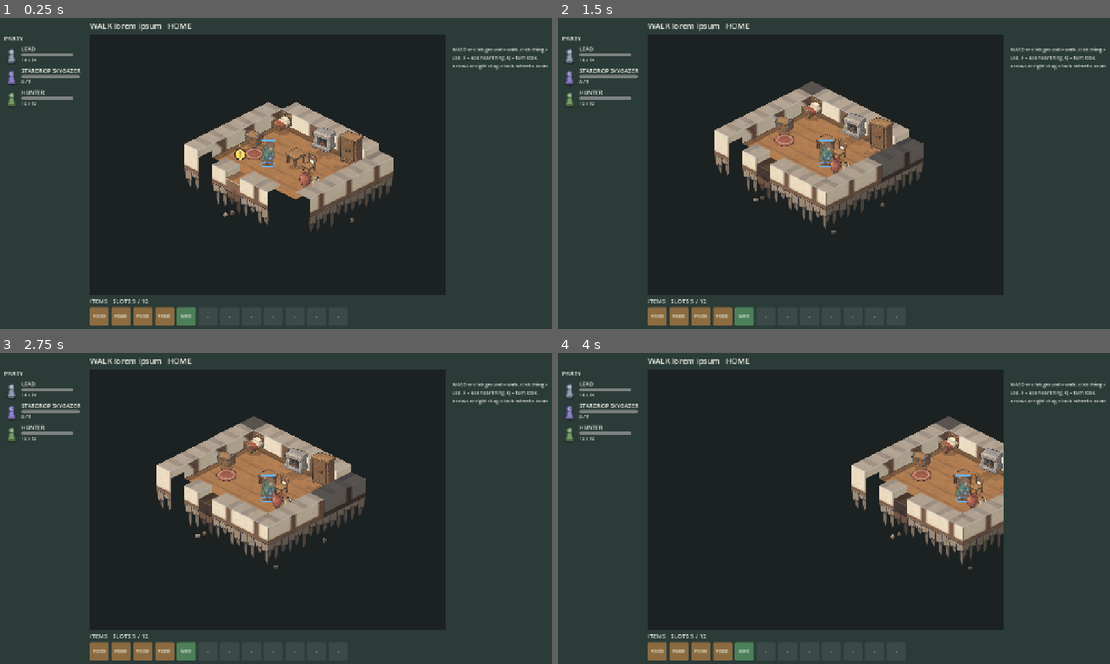
Above: before the commit, frames 1-4 (two rows, left to right).
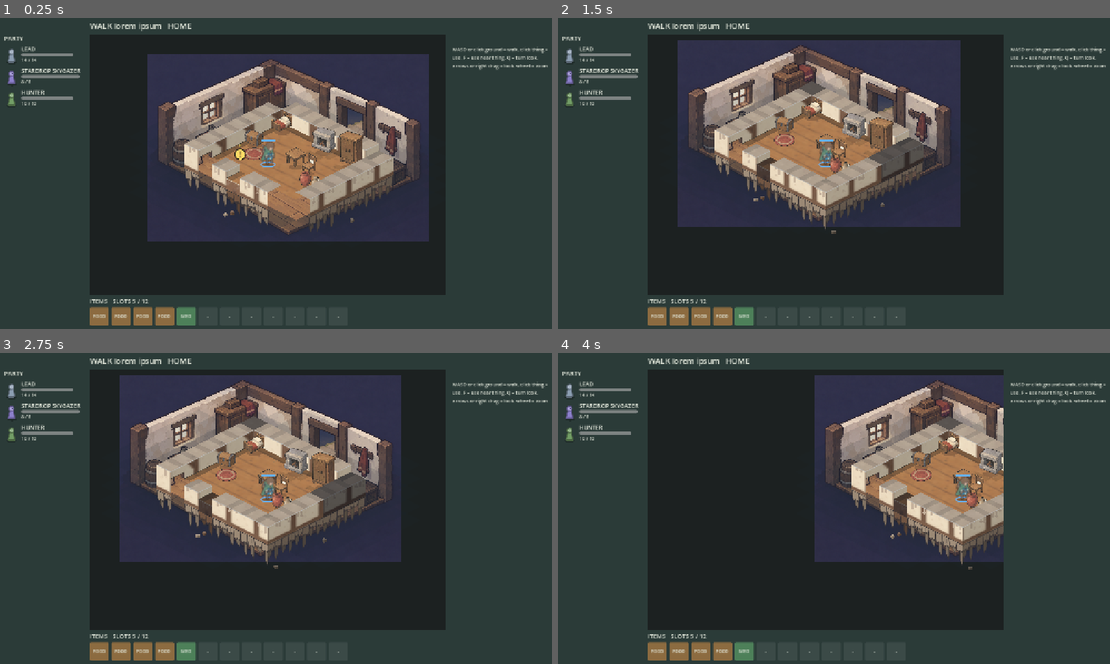
Above: after the commit, the same moments.

Repository: BrandonSigil/lodestone
Game: Godot game, scene res://scenes/explore.tscn
The game is run twice, just before and just after one commit, with the same random seed, the same clock (stepped at 60 frames per second) and the same inputs. This scene is started directly instead of the project's main scene.
Inputs (mouse positions are in pixels of both pictures, inside the frame that each line leads up to):
- Up to frame 1 (0.25 s): no input
- Up to frame 2 (1.5 s): tap Enter at 0.5 s; move the mouse to (955, 157) at 0.52 s; hold D 0.53-1.25 s; tap E at 0.6 s; click (955, 157) at 0.67 s; tap Space at 0.77 s; drag from (723, 189) to (806, 235) at 1.27 s
- Up to frame 3 (2.75 s): tap Space at 2 s; move the mouse to (331, 440) at 2.02 s; hold D from 2.03 s (still down); tap Q at 2.1 s
- Up to frame 4 (4 s): release D at 2.75 s; tap Enter at 2.75 s; drag from (806, 570) to (668, 461) at 2.77 s; tap Space at 3.5, 3.77 s; move the mouse to (999, 555) at 3.52 s; hold Left from 3.53 s (still down); tap F at 3.6 s

The runs differ from the first frame. In frame 1, 21% of the frame differs, in the area x 26-78%, y 11-72%; in frame 2, 20%; in frame 3, 20%; in frame 4, 12%.

Commit message:
Backdrop plates, outline fade, animated rim drips and cobble hairlines
Each art set with a backdrop.png draws it behind the floor, centred on the footprint, and a
dark tint fades the empty cells around the floor's real outline. Snow, ruins (forest courtyard)
and village_in (ground-level wood room) have plates from tools/art/picsart_surround.py.

Rim drips grow, hang and fall off on a loop instead of sitting still, on every rim face.
Sparse faint hairlines on some tops show the cobble joints.

Co-Authored-By: Claude Haiku 5.5 <noreply@anthropic.com>

Diff:
--- a/game/scripts/combat/combat_board.gd
+++ b/game/scripts/combat/combat_board.gd
@@ -12,6 +12,10 @@
 const TH := 32.0  ## tile height on screen
 const HS := 16.0  ## pixels per height level
 const BASE := -0.6  ## how far below height 0 the block sides go
+const PLATE_SCALE := 1.35  ## backdrop plate width as a multiple of the floor's footprint
+const FADE_RINGS := 4  ## empty cells this far out from the floor fade into the dark
+const FADE_DARK := Color(0.1, 0.15, 0.2)
+const COBBLE_ALPHA := 0.32  ## the faint cobble hairlines on some tops
 const NONE := Vector2i(-1, -1)
 
 const TOP_COLORS := {
@@ -52,7 +56,7 @@
 var show_coords := false
 var edit_void := false  ## map editor: show VOID cells as faint outlines and let them be picked
 var island := true  ## rims hang ragged rock below the base, water spills off the edge
-var backdrop := false  ## a soft paper card behind the island (tester and fights; exploration draws its own world)
+var backdrop := false  ## a soft paper card behind the island (tester and fights); a set's backdrop plate draws either way
 var combat_stance := false  ## pieces stand ready (weapon drawn) instead of relaxed; Battle sets it
 var _fade := {}  ## cells whose props draw see-through this frame (a party piece stands behind them)
 var _covered := {}  ## units something in front hides this frame
@@ -216,7 +220,7 @@
 	BattleArt.use_set(art_set)
 	if grid == null:
 		return
-	if backdrop:
+	if backdrop or BattleArt.texture("backdrop", false, art_set) != null:
 		_draw_backdrop()
 	var layers := _layers()
 	_find_cover()
@@ -329,8 +333,9 @@
 			_waterfall(side[0], side[1], h, nh, c)
 			if edge and island:
 				_spill(side[0], side[1], c)
-		elif not built and t != CombatGrid.T.ROAD and side_tex == null:  # graybox only: the flat art has no drips
-			_drips(side[0], side[1], h, h - nh, moss.darkened(0.15 if shade else 0.0), seed_v + (11 if shade else 0))
+		elif t != CombatGrid.T.ROAD and (edge or (not built and side_tex == null)):  # the rim always drips
+			var drip := moss.darkened(0.15 if shade else 0.0) if side_tex == null else (BattleArt.average(side_tex) * mod).lightened(0.1)
+			_drips(side[0], side[1], h, h - nh, drip, seed_v + (11 if shade else 0))
 	var top := _diamond(c, h)
 	var tl := top[0]
 	var tr := top[1]
@@ -356,6 +361,8 @@
 					draw_line(iso(c.x + 0.2, c.y + 0.6, h), iso(c.x + 0.35, c.y + 0.85, h), line, 1.0, true)
 		CombatGrid.T.STAIRS:
 			_stairs(c, h, top_col)
+	if t != CombatGrid.T.WATER and t != CombatGrid.T.STAIRS:
+		_cobble(top, top_col.darkened(0.35), seed_v)
 	_contact_shadow(c, h)
 	if danger.has(c):
 		draw_colored_polygon(top, Color(1.0, 0.55, 0.15, 0.22))
@@ -549,18 +556,25 @@
 	draw_line(iso(a.x, a.y, hb), iso(b.x, b.y, hb), col.darkened(0.4), 1.0, true)
 
 
-## Moss hanging over a ledge.
+## Moss or ice hanging over a ledge. Each drip grows out of the rim, hangs, then a bead falls off and
+## fades. The cycle is staggered per drip so the rim never moves in step.
 func _drips(a: Vector2, b: Vector2, h: float, drop: float, col: Color, seed_v: int) -> void:
-	for i in 3:
+	for i in 4:
 		var r := ((seed_v * (i + 3)) % 97) / 97.0
-		if r < 0.35:
+		if r < 0.3:
 			continue
-		var f := 0.15 + 0.7 * (((seed_v + i * 31) % 89) / 89.0)
-		var p := a.lerp(b, f)
-		var drop_px := minf(drop, 0.3 + r * 0.8) * HS
-		var top_p := iso(p.x, p.y, h)
-		draw_rect(Rect2(top_p + Vector2(-3, 0), Vector2(6, drop_px)), col)
-		draw_circle(top_p + Vector2(0, drop_px), 3.0, col)
+		var f := 0.12 + 0.76 * (((seed_v + i * 31) % 89) / 89.0)
+		var top_p := iso(lerpf(a.x, b.x, f), lerpf(a.y, b.y, f), h)
+		var full := minf(drop, 0.3 + r * 0.6) * HS
+		var t := fmod(_time / (3.0 + r * 3.0) + f * 1.7 + i * 0.37, 1.0)
+		var grow := minf(t / 0.5, 1.0)
+		var fall := clampf((t - 0.7) / 0.3, 0.0, 1.0)
+		var tint := Color(col, 1.0 - fall)
+		var drop_px := full * grow * (1.0 - fall)
+		if drop_px > 0.5:
+			draw_rect(Rect2(top_p + Vector2(-2, 0), Vector2(4, drop_px)), tint)
+		if grow > 0.0:
+			draw_circle(top_p + Vector2(0, full * grow + fall * HS * 0.6), 3.0, tint)
 
 
 ## Water spilling off a ledge onto lower ground: a pale sheet, moving streaks and foam at the bottom.
@@ -622,9 +636,68 @@
 		draw_circle(puff, 4.0 + k, Color(1, 1, 1, 0.18))
 
 
+## A backdrop plate: one picture per art set, centred on the floor and scaled to its footprint.
+func _draw_plate(plate: Texture2D) -> void:
+	var centre := board_origin() + board_size() * 0.5
+	var width := board_size().x * PLATE_SCALE
+	var height := width * plate.get_height() / plate.get_width()
+	draw_texture_rect(plate, Rect2(centre - Vector2(width, height) * 0.5, Vector2(width, height)), false)
+	_draw_outline_fade()
+
+
+## The dark tint around the floor: rings of empty cells out from the outline, strongest next to it, so the
+## fade follows the floor's real shape. It is drawn under the tiles, so the rim covers its inner edge.
+func _draw_outline_fade() -> void:
+	var dist := {}
+	var queue: Array[Vector2i] = []
+	for y in int(grid.h):
+		for x in int(grid.w):
+			var c := Vector2i(x, y)
+			if grid.terrain_at(c) != CombatGrid.T.VOID:
+				dist[c] = 0
+				queue.append(c)
+	var i := 0
+	while i < queue.size():
+		var c: Vector2i = queue[i]
+		i += 1
+		if dist[c] >= FADE_RINGS:
+			continue
+		for step in [Vector2i(1, 0), Vector2i(-1, 0), Vector2i(0, 1), Vector2i(0, -1)]:
+			var n: Vector2i = c + step
+			if dist.has(n) or n.x < -FADE_RINGS or n.y < -FADE_RINGS or n.x > grid.w + FADE_RINGS or n.y > grid.h + FADE_RINGS:
+				continue
+			dist[n] = dist[c] + 1
+			queue.append(n)
+	for n in dist:
+		var ring: int = dist[n]
+		if ring == 0:
+			continue
+		var a := 0.45 * (1.0 - float(ring - 1) / FADE_RINGS)
+		draw_colored_polygon(_diamond(n, 0.0), Color(FADE_DARK, a))
+
+
+## Sparse hairlines along one edge of some tops: the natural cobble joints that show the grid, not every cell.
+func _cobble(top: PackedVector2Array, col: Color, seed_v: int) -> void:
+	if seed_v % 3 != 0:
+		return
+	var e := (seed_v >> 2) % 4
+	var a := top[e]
+	var b := top[(e + 1) % 4]
+	var s := 0.15 + 0.2 * float((seed_v >> 4) % 5) / 4.0
+	var t := 0.6 + 0.25 * float((seed_v >> 7) % 4) / 3.0
+	draw_line(a.lerp(b, s), a.lerp(b, t), Color(col, COBBLE_ALPHA), 1.0, true)
+
+
 ## The soft card the island floats on: a rounded rectangle around the map with a vertical wash, a glow
 ## behind the middle, a few light shafts and drifting motes. Colours drift toward lavender with strangeness.
+## A set with a backdrop plate draws that instead.
 func _draw_backdrop() -> void:
+	var plate := BattleArt.texture("backdrop", false, art_set)
+	if plate != null:
+		_draw_plate(plate)
+		return
+	if not backdrop:
+		return
 	var box := Rect2(iso(0, 0, 0), Vector2.ZERO)
 	for corner in [Vector2(0, 0), Vector2(grid.w, 0), Vector2(0, grid.h), Vector2(grid.w, grid.h)]:
 		box = box.expand(iso(corner.x, corner.y, grid.top_height() + 2.0))
Binary file added: game/art/source/battle/ruins/backdrop.png
Not shown, added: game/art/source/battle/ruins/backdrop.png.import
Binary file added: game/art/source/battle/snow/backdrop.png
Not shown, added: game/art/source/battle/snow/backdrop.png.import
Binary file added: game/art/source/battle/village_in/backdrop.png
Not shown, added: game/art/source/battle/village_in/backdrop.png.import
Not shown, added: docs/art/references/surround-crypt-example.png
Not shown, added: docs/art/references/surround-snow-example.png
Not shown, added: tools/art/picsart_surround.py
